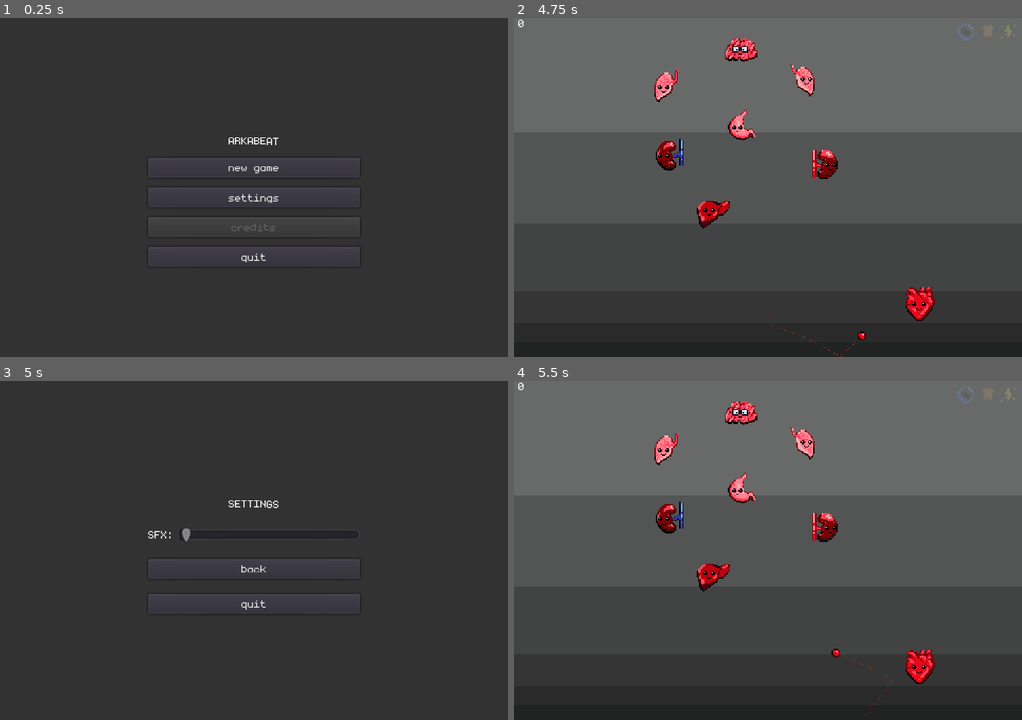
Above: before the commit, frames 1-4 (two rows, left to right).
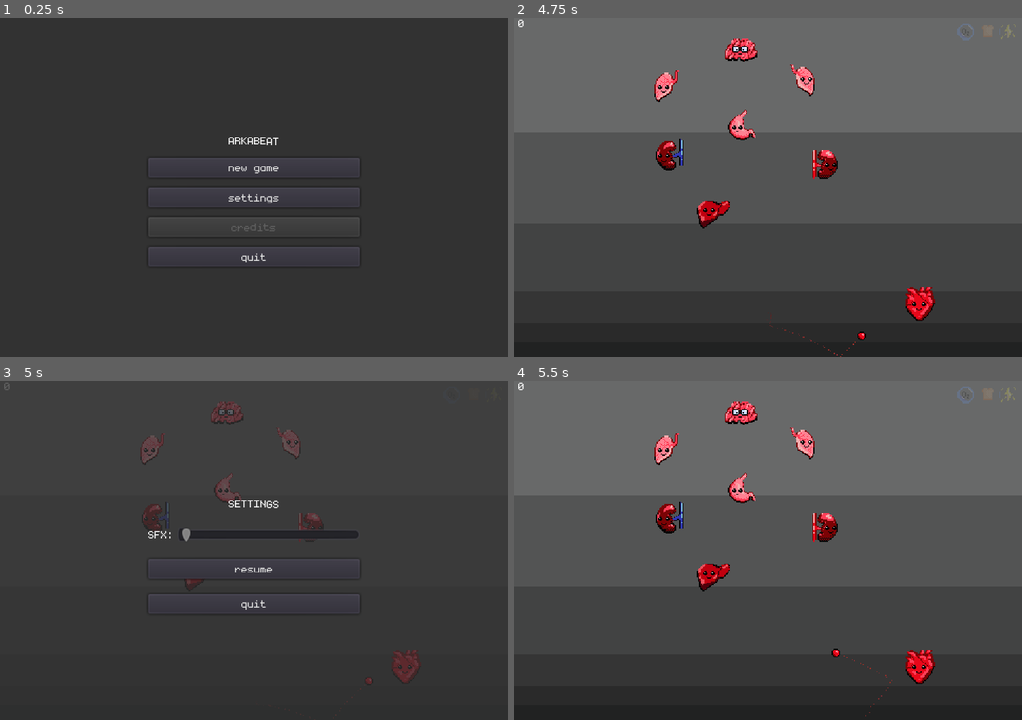
Above: after the commit, the same moments.

Repository: dmitriy-shmilo/arkabeat
Game: Godot game, scene res://screens/title/title.tscn
Same seed, same stepped clock (60 frames per second), same inputs: the game is played once before the commit and once after it.
Inputs (mouse positions are in pixels of both pictures, inside the frame that each line leads up to):
- Up to frame 1 (0.25 s): no input
- Up to frame 2 (4.75 s): click "new game" at 0.5 s; tap Enter at 1.25, 2.75, 4.25 s; move the mouse to (879, 170) at 1.27 s; tap Space at 2, 3.5 s; move the mouse to (666, 204) at 2.02 s; move the mouse to (818, 112) at 2.77 s; move the mouse to (742, 255) at 3.52 s; move the mouse to (920, 238) at 4.27 s
- Up to frame 3 (5 s): tap Escape (pause) at 4.9 s
- Up to frame 4 (5.5 s): click "back" (after the commit: "resume") at 5 s

Frames 1-2 are identical in both runs. In frame 3, 1.3% of the frame differs, in the area x 0-83%, y 0-97%; in frame 4, nothing differs.
Error in both runs: Trying to assign value of type 'AnimatedSprite' to a variable of type 'Sprite'. (res://bat/bat.gd:6)

Commit message:
Show/hide mouse cursor and transparent background on pause, hide quit button in title>settings

Diff:
--- a/screens/main/main.gd
+++ b/screens/main/main.gd
@@ -28,6 +28,10 @@
 }
 
 
+func _ready():
+	Input.set_mouse_mode(Input.MOUSE_MODE_HIDDEN)
+
+
 func _input(event):
 	if event is InputEventMouseMotion:
 		var position = (event as InputEventMouseMotion).position
@@ -42,6 +46,7 @@
 	if event.is_action("pause"):
 		_settings.visible = true
 		get_tree().paused = true
+		Input.set_mouse_mode(Input.MOUSE_MODE_VISIBLE)
 
 
 func _on_Projectile_collided(other):
@@ -72,3 +77,4 @@
 func _on_Settings_back_pressed():
 	_settings.visible = false
 	get_tree().paused = false
+	Input.set_mouse_mode(Input.MOUSE_MODE_HIDDEN)
--- a/screens/main/main.tscn
+++ b/screens/main/main.tscn
@@ -177,9 +177,17 @@
 
 [node name="Settings" parent="CanvasLayer/GUI" instance=ExtResource( 9 )]
 visible = false
+
+[node name="ColorRect" parent="CanvasLayer/GUI/Settings" index="0"]
+color = Color( 0.2, 0.2, 0.2, 0.764706 )
+
+[node name="BackButton" parent="CanvasLayer/GUI/Settings/VBoxContainer" index="2"]
+text = "resume"
 [connection signal="resource_gained" from="." to="CanvasLayer/GUI" method="_on_Main_resource_gained"]
 [connection signal="resource_lost" from="." to="CanvasLayer/GUI" method="_on_Main_resource_lost"]
 [connection signal="score_changed" from="." to="CanvasLayer/GUI" method="_on_Main_score_changed"]
 [connection signal="collided" from="Projectile" to="." method="_on_Projectile_collided"]
 [connection signal="collided" from="Projectile" to="Bat" method="_on_Projectile_collided"]
 [connection signal="back_pressed" from="CanvasLayer/GUI/Settings" to="." method="_on_Settings_back_pressed"]
+
+[editable path="CanvasLayer/GUI/Settings"]
--- a/screens/title/title.gd
+++ b/screens/title/title.gd
@@ -7,7 +7,8 @@
 
 func _ready():
 	_quit_button.visible = not OS.has_feature("HTML5")
-
+	# simply hiding the button in node editor seems to be broken
+	$Settings/VBoxContainer/.remove_child($Settings/VBoxContainer/QuitButton)
 
 func _on_NewGameButton_pressed():
 	get_tree().change_scene("res://screens/main/main.tscn")
--- a/screens/title/title.tscn
+++ b/screens/title/title.tscn
@@ -75,3 +75,5 @@
 [connection signal="pressed" from="VBoxContainer/SettingsButton" to="." method="_on_SettingsButton_pressed"]
 [connection signal="pressed" from="VBoxContainer/QuitButton" to="." method="_on_QuitButton_pressed"]
 [connection signal="back_pressed" from="Settings" to="." method="_on_Settings_back_pressed"]
+
+[editable path="Settings"]
